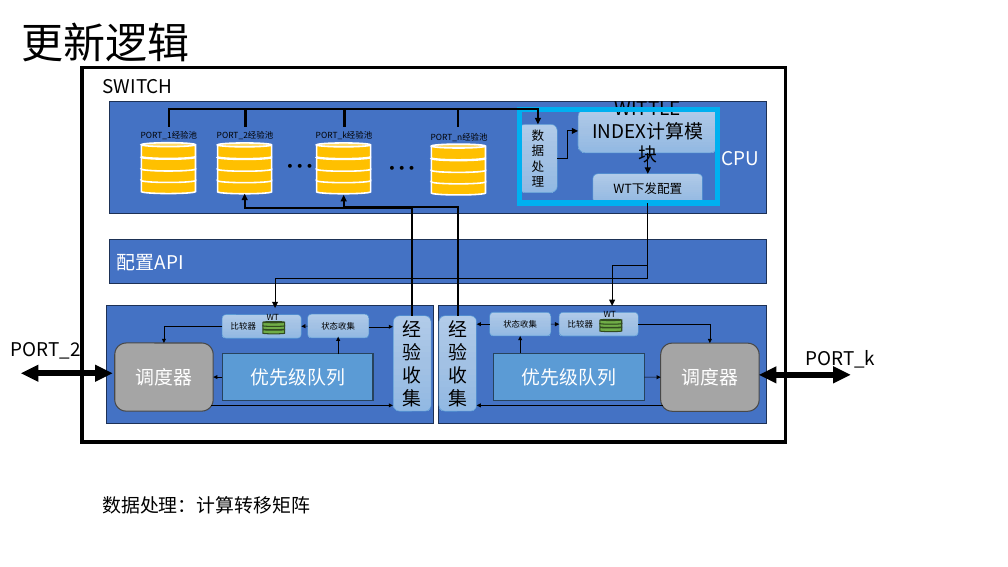
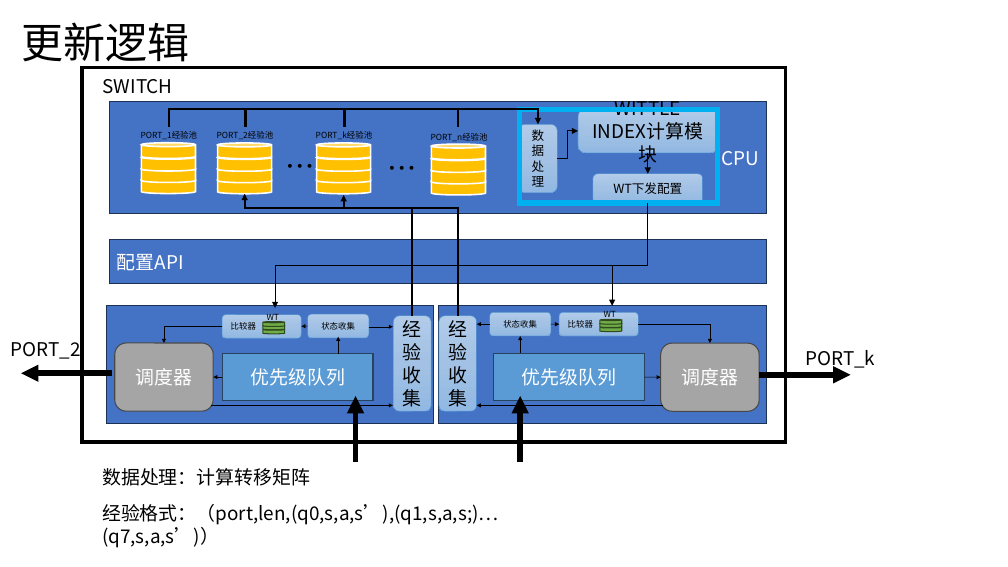
Before and after one commit to JinPeng-Zhang/RMAB, a slide deck: slide 24 of PPT/ECN-WI - 副本.pptx. Drawn at 1008x567 pixels with LibreOffice and Linux fonts; fonts in the diff are those of the drawing. Boxes give left, top, right and bottom in pixels: in the first picture for what was removed or moved away, otherwise in the second. Text is boxed around its words. In the diff, an @@ line names an element or a change of style, - is before the commit and + after.

```diff
--- a/PPT/ECN-WI - 副本.pptx
+++ b/PPT/ECN-WI - 副本.pptx
@@ elbow arrow (648, 203) - (275, 309): route changed @@
@@ elbow arrow (458, 316) - (344, 195): route changed @@
@@ double arrow (113, 374) - (21, 374): double arrow to arrow @@
@@ double arrow (851, 375) - (759, 375): double arrow to arrow @@
@@ arrow added from (355, 462) to (355, 396), #000000 5.5 pt @@
@@ arrow added from (520, 462) to (520, 396), #000000 5.5 pt @@
@@ text "数据处理：计算转移矩阵": place and size @@
-text "数据处理：计算转移矩阵" at (102, 496, 310, 514)
+text "数据处理：计算转移矩阵" at (102, 468, 310, 486)
@@ text added at (102, 504, 499, 548), 18 pt, text #000000 @@
+经验格式：（port,len,(q0,s,a,s’),(q1,s,a,s;)…(q7,s,a,s’)）
```
Also in this commit, not shown: 3 other slides changed, 5 other files.
